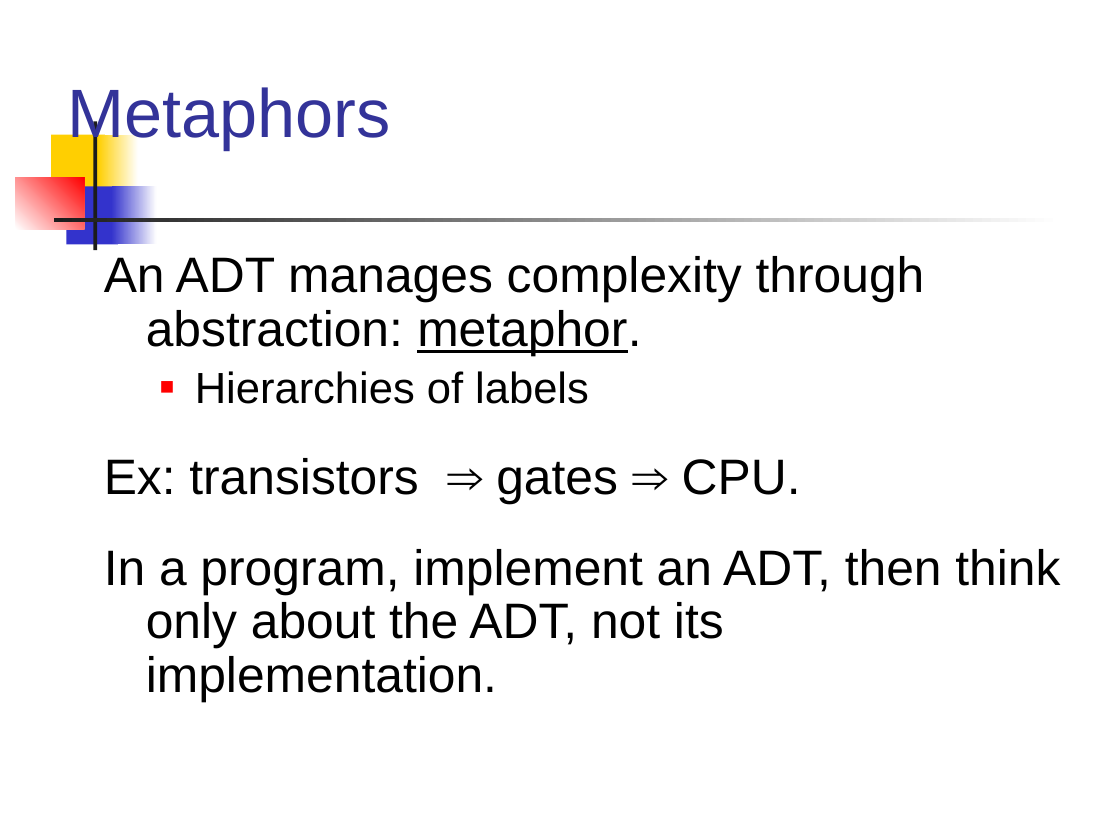
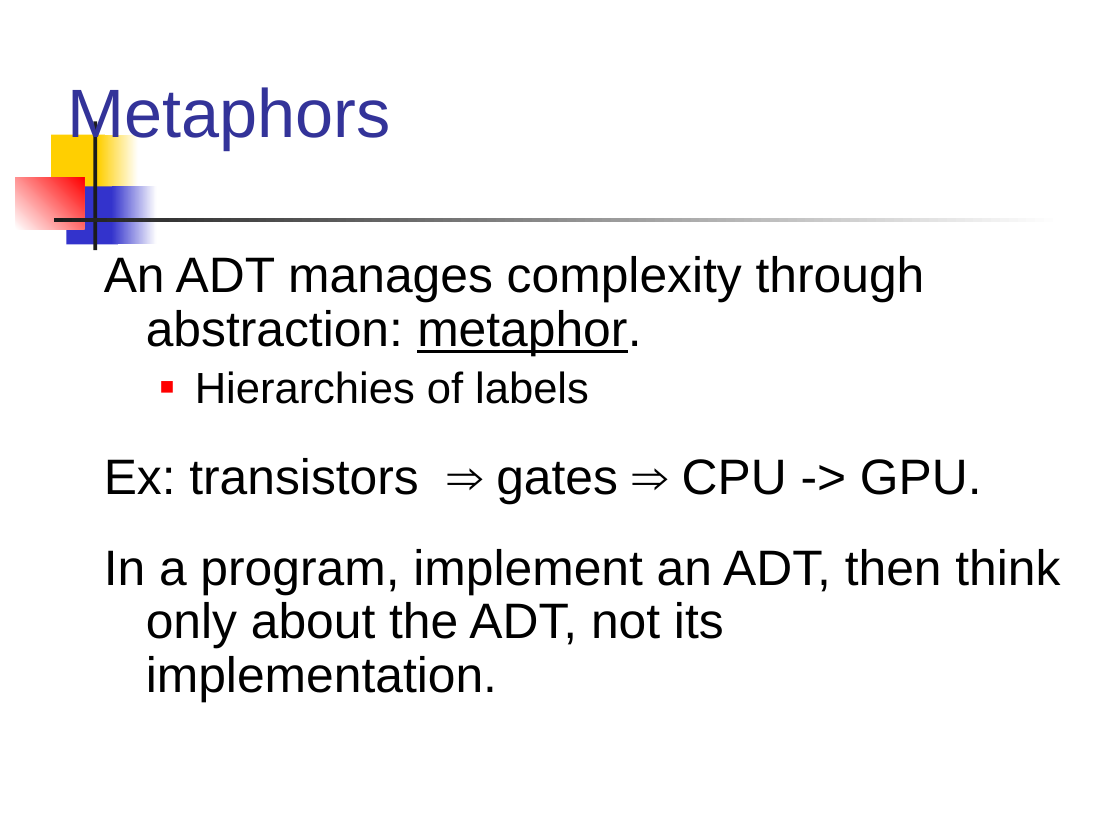
Before and after one commit to renshan2/accesspy, a slide deck: slide 20 of Section7 - DS/intr_ds.pptx. Drawn at 1120x840 pixels with LibreOffice and Linux fonts; fonts in the diff are those of the drawing. Boxes give left, top, right and bottom in pixels: in the first picture for what was removed or moved away, otherwise in the second. Text is boxed around its words. In the diff, an @@ line names an element or a change of style, - is before the commit and + after.

```diff
--- a/Section7 - DS/intr_ds.pptx
+++ b/Section7 - DS/intr_ds.pptx
@@ text at <box>104,458,982,504</box>: text changed @@
-Ex: transistors ⇒ gates ⇒ CPU.
+Ex: transistors ⇒ gates ⇒ CPU -> GPU.
```
Also in this commit, not shown: 2 other slides changed, 3 other files.
